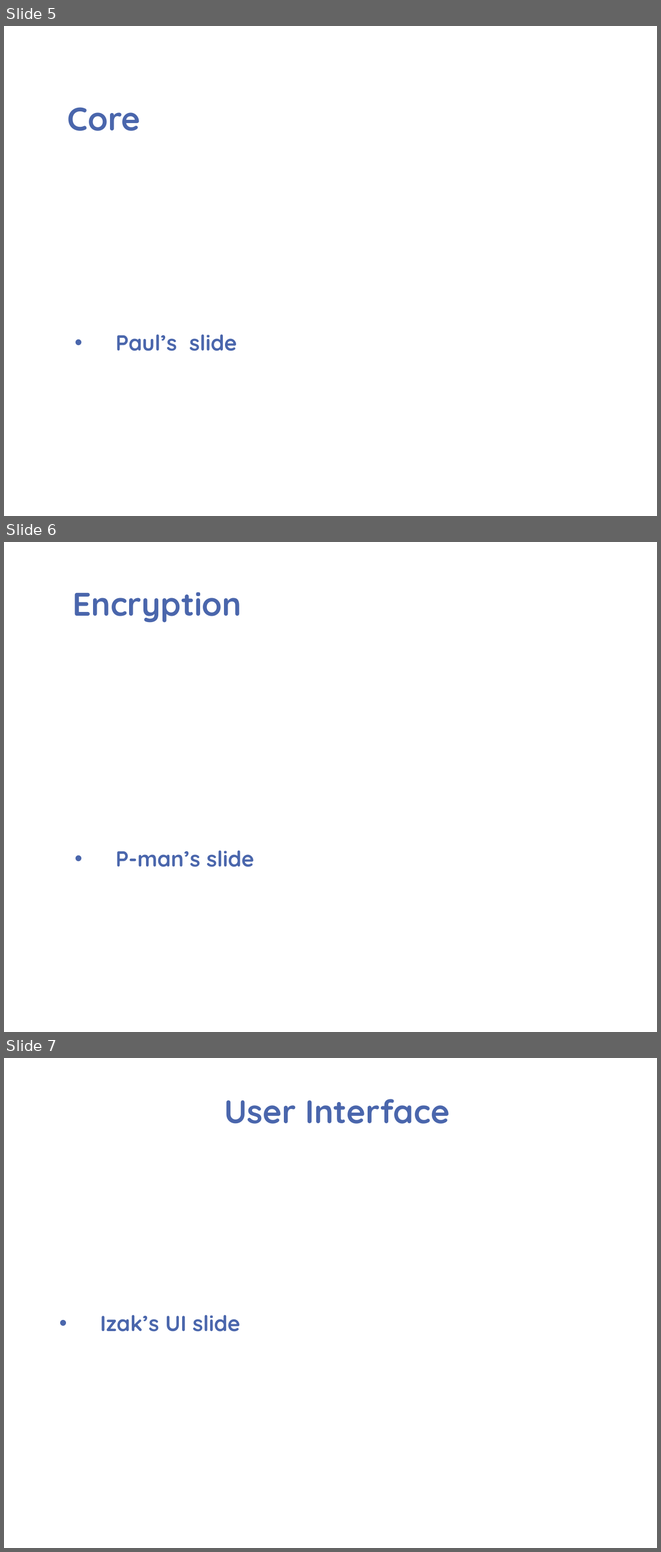
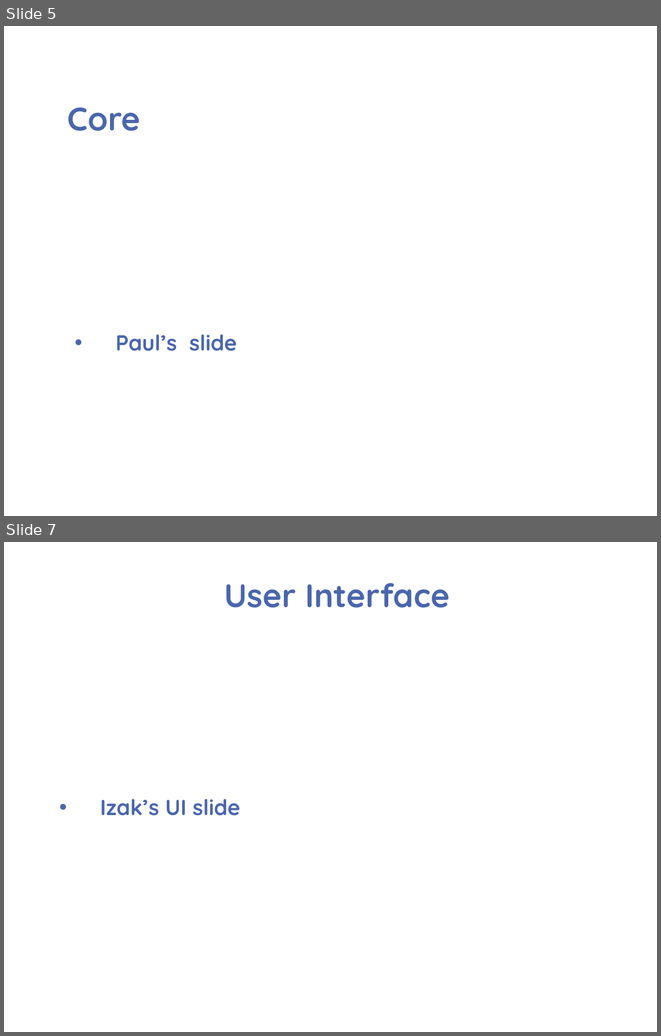
Before and after one commit to psengelke/linphone-android-group-chat, a slide deck: Project Documentation/Demos/Demo 03/Demo 03.pptx. Shown one above the other, each under a label of ours: slides 5, 6 and 7 before the commit, slides 5 and 7 after it; the slides between them are not shown. The pictures are 661x1552 and 661x1036 pixels, drawn with LibreOffice and Linux fonts; fonts in the diff are those of the drawing; background and template pictures are left out. Boxes give left, top, right and bottom in pixels: in the first picture for what was removed or moved away, otherwise in the second. Text is boxed around its words. In the diff, an @@ line names an element or a change of style, - is before the commit and + after.

```diff
--- a/Project Documentation/Demos/Demo 03/Demo 03.pptx
+++ b/Project Documentation/Demos/Demo 03/Demo 03.pptx
@@ slide 6 removed at box(4, 542, 657, 1032), background picture (left out) @@
@@ title removed at box(72, 592, 241, 623) @@
-Encryption
@@ text removed at box(116, 850, 254, 867) @@
-• P-man’s slide
```
Also in this commit, not shown: 1 slide added.
